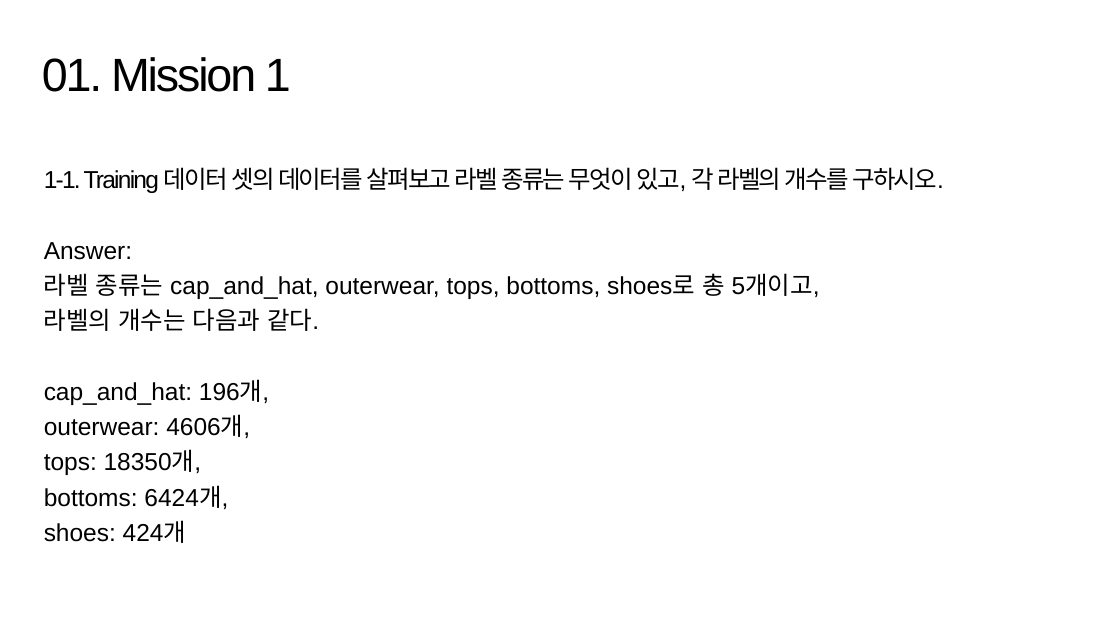
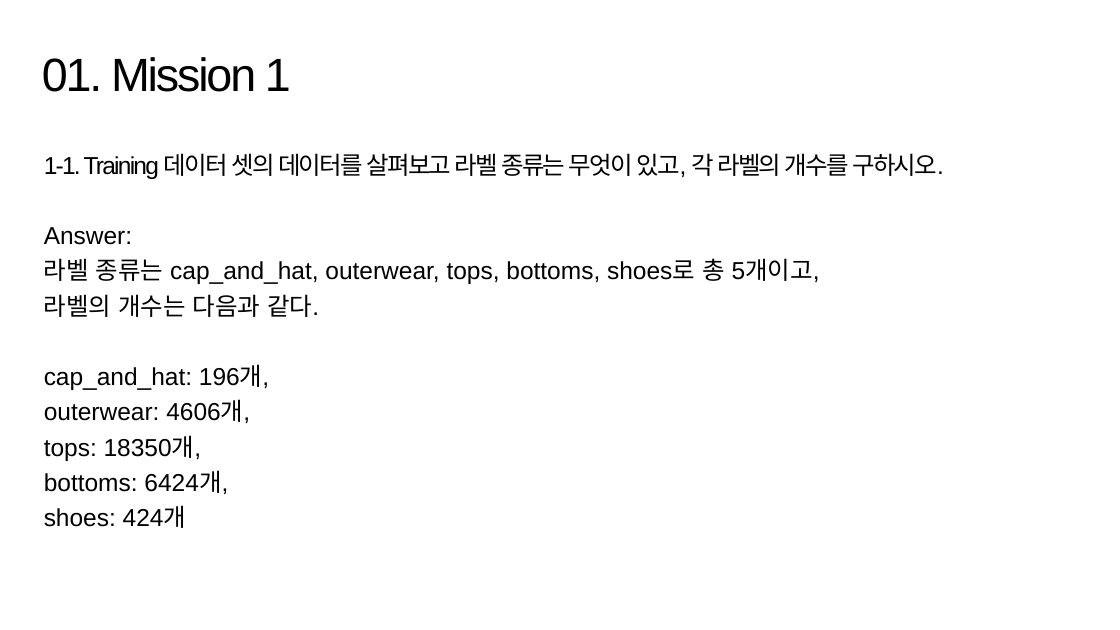
Before and after one commit to suk-6/22-dcc, a slide deck: slide 2 of 춘식이 발표자로.pptx. Drawn at 1120x630 pixels with LibreOffice and Linux fonts; fonts in the diff are those of the drawing; background and template pictures are left out. Boxes give left, top, right and bottom in pixels: in the first picture for what was removed or moved away, otherwise in the second. Text is boxed around its words. In the diff, an @@ line names an element or a change of style, - is before the commit and + after.

Commit message:
Update ppt

```diff
--- a/춘식이 발표자로.pptx
+++ b/춘식이 발표자로.pptx
@@ text "1-1. Training 데이터 셋의 데이터를 ...": place and size @@
-text "1-1. Training 데이터 셋의 데이터를 ..." at [44,167,944,543]
+text "1-1. Training 데이터 셋의 데이터를 ..." at [44,153,944,528]
```
Also in this commit, not shown: 2 other slides changed, 3 slides added, 7 slides removed, 1 other file.
